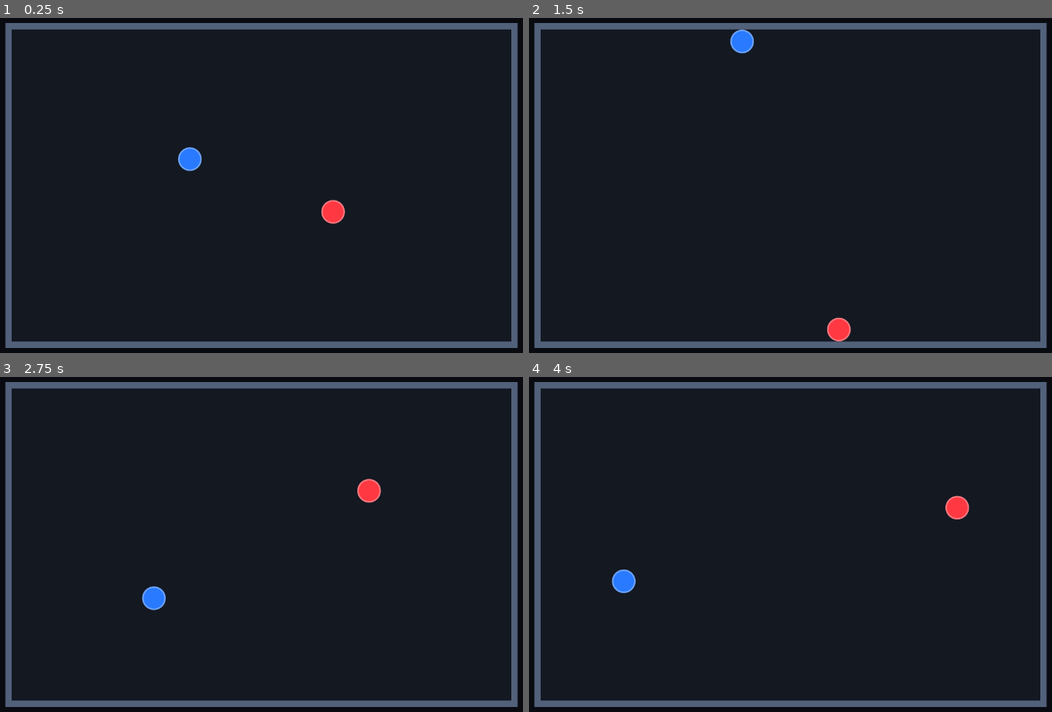
Above: before the commit, frames 1-4 (two rows, left to right).
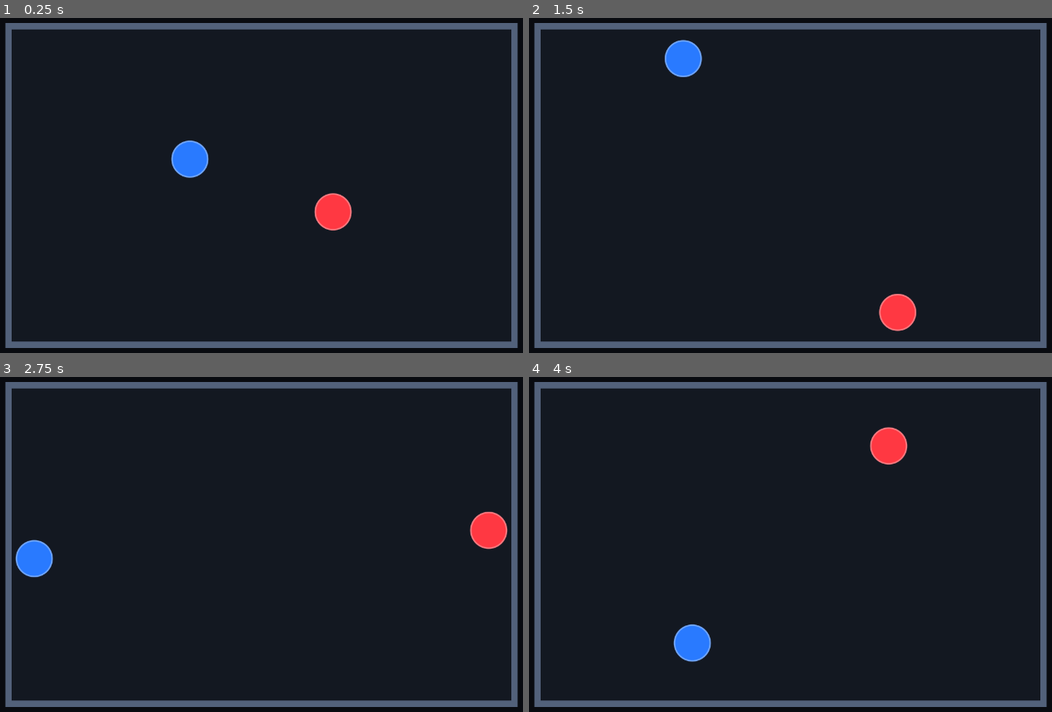
Above: after the commit, the same moments.

Repository: Esoptron/BallArena
Game: Godot game, scene res://scenes/main.tscn
Same seed, same stepped clock (60 frames per second), same inputs: the game is played once before the commit and once after it.
Inputs:
- Up to frame 1 (0.25 s): no input
- Up to frame 2 (1.5 s): no input
- Up to frame 3 (2.75 s): no input
- Up to frame 4 (4 s): no input

The runs differ from the first frame. In frame 1, 0.9% of the frame differs, in the area x 32-68%, y 36-64%; in frame 2, 1.8%; in frame 3, 1.8%, in the area x 2-98%, y 30-70%; in frame 4, 1.8%.

Commit message:
Increase ball diameter to 70 units
Update the default ball visuals and collider radius to 35 units. Adjust wall/corner test positions for the new diameter and document the updated parameter.

Validated in Godot 4.7.2: physics tests and desktop/portrait rendering pass.

Diff:
--- a/scenes/ball.tscn
+++ b/scenes/ball.tscn
@@ -8,7 +8,7 @@
 
 [sub_resource type="CircleShape2D" id="CircleShape2D_ball"]
 resource_local_to_scene = true
-radius = 22.0
+radius = 35.0
 
 [node name="Ball" type="RigidBody2D" groups=["balls"]]
 physics_material_override = SubResource("PhysicsMaterial_ball")
--- a/scripts/arena.gd
+++ b/scripts/arena.gd
@@ -7,7 +7,7 @@
 	set(value):
 		arena_size = value
 		queue_redraw()
-@export_range(4.0, 256.0, 1.0) var ball_diameter: float = 44.0
+@export_range(4.0, 256.0, 1.0) var ball_diameter: float = 70.0
 @export_range(1.0, 2000.0, 1.0) var ball_speed: float = 320.0
 @export_range(2.0, 64.0, 1.0) var wall_thickness: float = 12.0
 @export var floor_color: Color = Color(0.075, 0.095, 0.13)
--- a/scripts/ball.gd
+++ b/scripts/ball.gd
@@ -3,7 +3,7 @@
 extends RigidBody2D
 ## A frictionless circle. Godot resolves contacts; we maintain its target speed.
 
-@export_range(4.0, 256.0, 1.0) var diameter: float = 44.0:
+@export_range(4.0, 256.0, 1.0) var diameter: float = 70.0:
 	set(value):
 		diameter = value
 		_update_shape()
--- a/tests/prototype_test.gd
+++ b/tests/prototype_test.gd
@@ -36,7 +36,7 @@
 
 
 func _new_arena(size: Vector2 = Vector2(960, 600),
-		diameter: float = 44.0, speed: float = 320.0) -> BallArena:
+		diameter: float = 70.0, speed: float = 320.0) -> BallArena:
 	var arena := ARENA_SCENE.instantiate() as BallArena
 	arena.arena_size = size
 	arena.ball_diameter = diameter
@@ -121,17 +121,18 @@
 		red.position = Vector2(480, 400)
 		var direction := side
 		var p := Vector2(480, 300)
+		var inset := blue.diameter * 0.5 + 10.0
 		if side == Vector2.RIGHT:
-			p = Vector2(928, 220)
+			p = Vector2(arena.arena_size.x - inset, 220)
 			direction = Vector2(1, 0.35)
 		elif side == Vector2.LEFT:
-			p = Vector2(32, 220)
+			p = Vector2(inset, 220)
 			direction = Vector2(-1, 0.35)
 		elif side == Vector2.UP:
-			p = Vector2(320, 32)
+			p = Vector2(320, inset)
 			direction = Vector2(0.35, -1)
 		else:
-			p = Vector2(320, 568)
+			p = Vector2(320, arena.arena_size.y - inset)
 			direction = Vector2(0.35, 1)
 		_place(blue, p, direction)
 		await _simulate(arena, 30)
@@ -142,7 +143,8 @@
 	var arena := _new_arena()
 	var blue := arena.get_node("Balls/BlueBall") as ArenaBall
 	(arena.get_node("Balls/RedBall") as ArenaBall).freeze = true
-	_place(blue, Vector2(936, 576), Vector2(1, 1))
+	_place(blue, arena.arena_size - Vector2.ONE * (blue.diameter * 0.5 + 2.0),
+		Vector2(1, 1))
 	await _simulate(arena, 30)
 	_check(blue.linear_velocity.x < 0.0 and blue.linear_velocity.y < 0.0,
 		"A corner hit must reflect both velocity components.")
Not shown, changed: README.md
